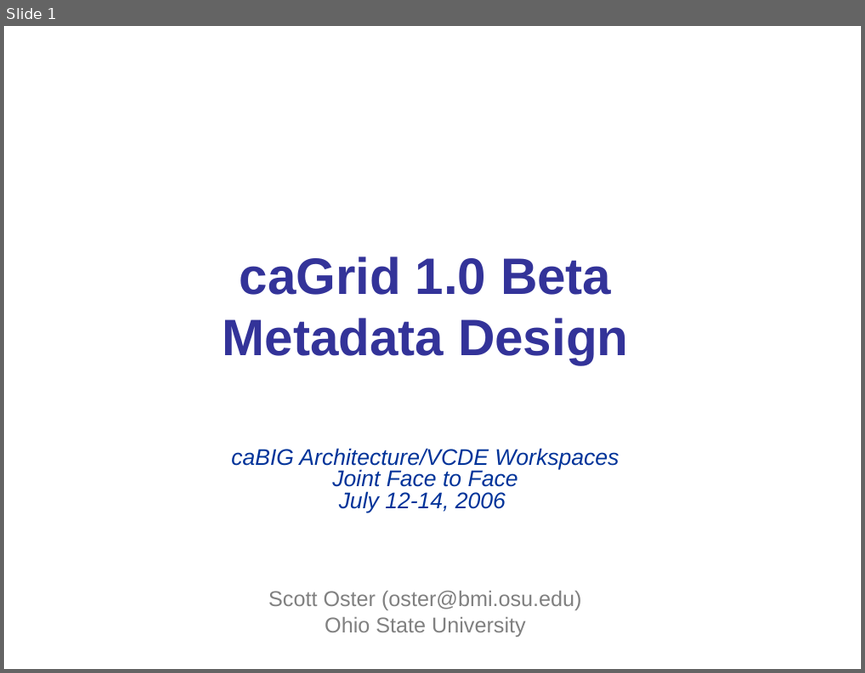
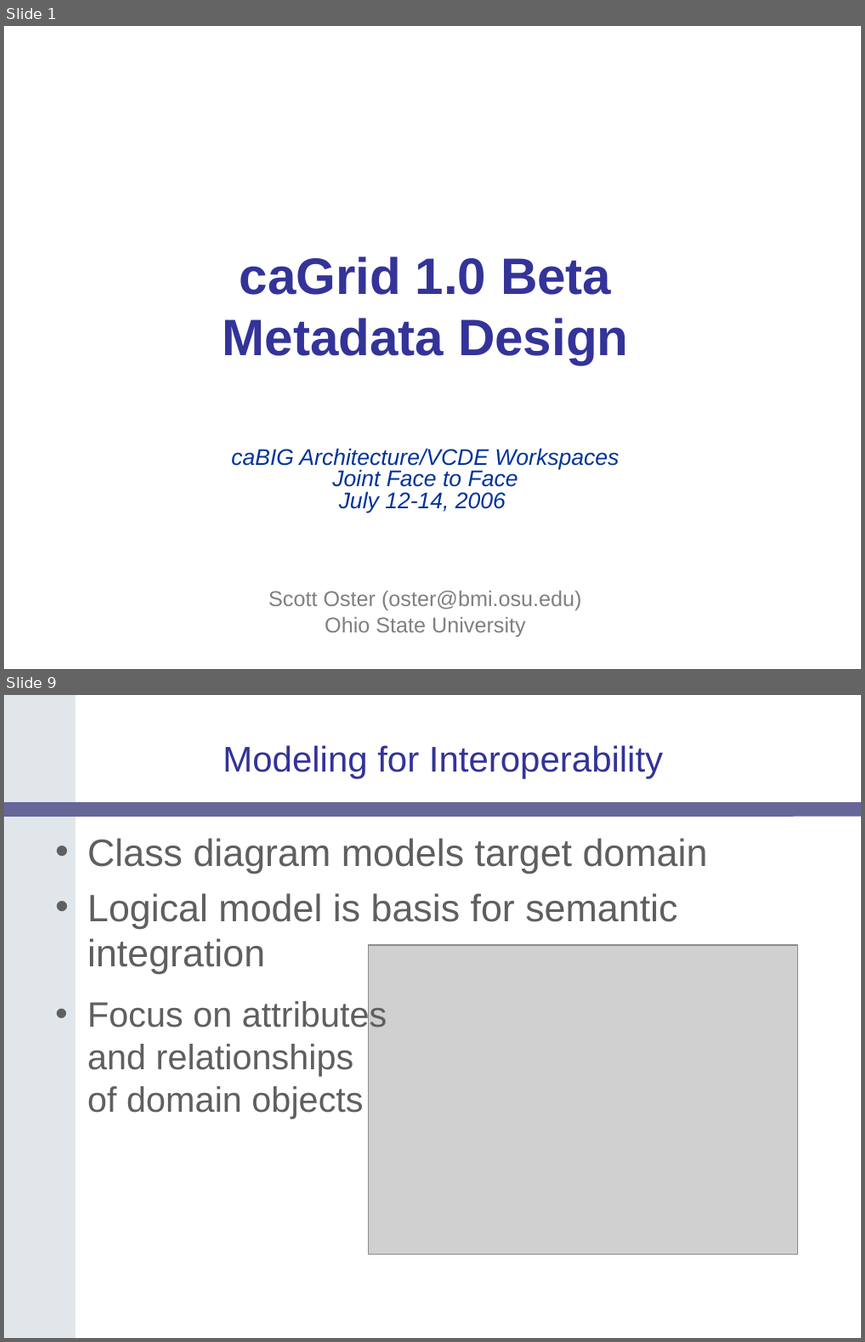
Before and after one commit to NCIP/cagrid-docs, a slide deck: presentations/200607_VCDE_ARCH/caGrid-1.0_Beta_Metadata.ppt. Shown one above the other, each under a label of ours: slide 1 before the commit, slides 1 and 9 after it; the slides between them are not shown. The pictures are 865x673 and 865x1342 pixels, drawn with LibreOffice and Linux fonts; fonts in the diff are those of the drawing; grey boxes stand for pictures; background and template pictures are left out. Boxes give left, top, right and bottom in pixels: in the first picture for what was removed or moved away, otherwise in the second. Text is boxed around its words. In the diff, an @@ line names an element or a change of style, - is before the commit and + after.

```diff
--- a/presentations/200607_VCDE_ARCH/caGrid-1.0_Beta_Metadata.ppt
+++ b/presentations/200607_VCDE_ARCH/caGrid-1.0_Beta_Metadata.ppt
@@ slide 9 added at <box>4,695,861,1338</box>, background #FFFFFF @@
@@ freeform shape added at <box>4,695,75,1338</box>, fill #E1E6EB @@
@@ title added at <box>222,745,663,779</box>, 30 pt, text #333399 @@
+Modeling for Interoperability
@@ rounded rectangle added at <box>4,802,861,817</box>, fill #666699 @@
@@ text added at <box>87,838,708,974</box>, 32 pt, text #5F5F5F @@
+• Class diagram models target domain
+• Logical model is basis for semantic integration
@@ picture added at <box>368,945,797,1254</box> @@
@@ text added at <box>87,998,386,1118</box>, 29.6 pt, text #5F5F5F @@
+• Focus on attributes and relationships of domain objects
```
Also in this commit, not shown: 41 other slides added, 1 slide removed.
